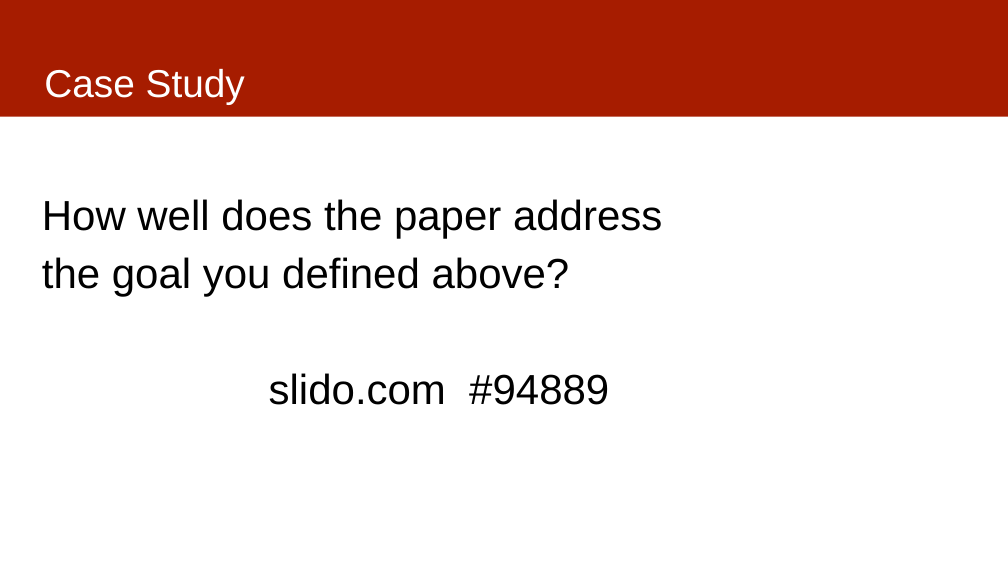
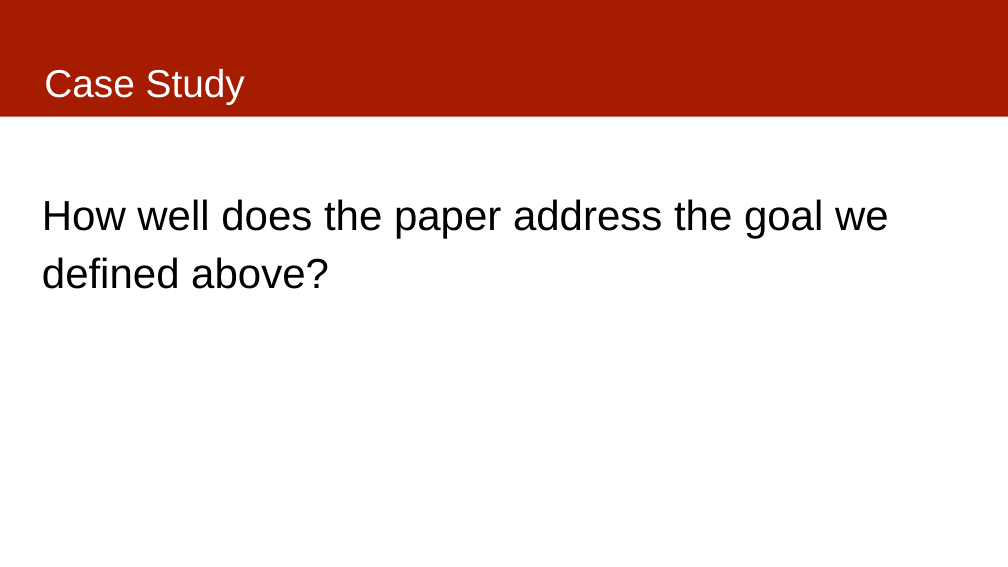
Before and after one commit to dssg/mlforpublicpolicylab, a slide deck: slide 11 of Lectures/03-casestudies.pptx. Drawn at 1008x567 pixels with LibreOffice and Linux fonts; fonts in the diff are those of the drawing. Boxes give left, top, right and bottom in pixels: in the first picture for what was removed or moved away, otherwise in the second. Text is boxed around its words. In the diff, an @@ line names an element or a change of style, - is before the commit and + after.

```diff
--- a/Lectures/03-casestudies.pptx
+++ b/Lectures/03-casestudies.pptx
@@ text at (x1=42, y1=199, x2=889, y2=289): text changed @@
-How well does the paper address
-the goal you defined above?
-slido.com #94889
+How well does the paper address the goal we defined above?
```
Also in this commit, not shown: 4 other slides changed, 1 slide removed.
